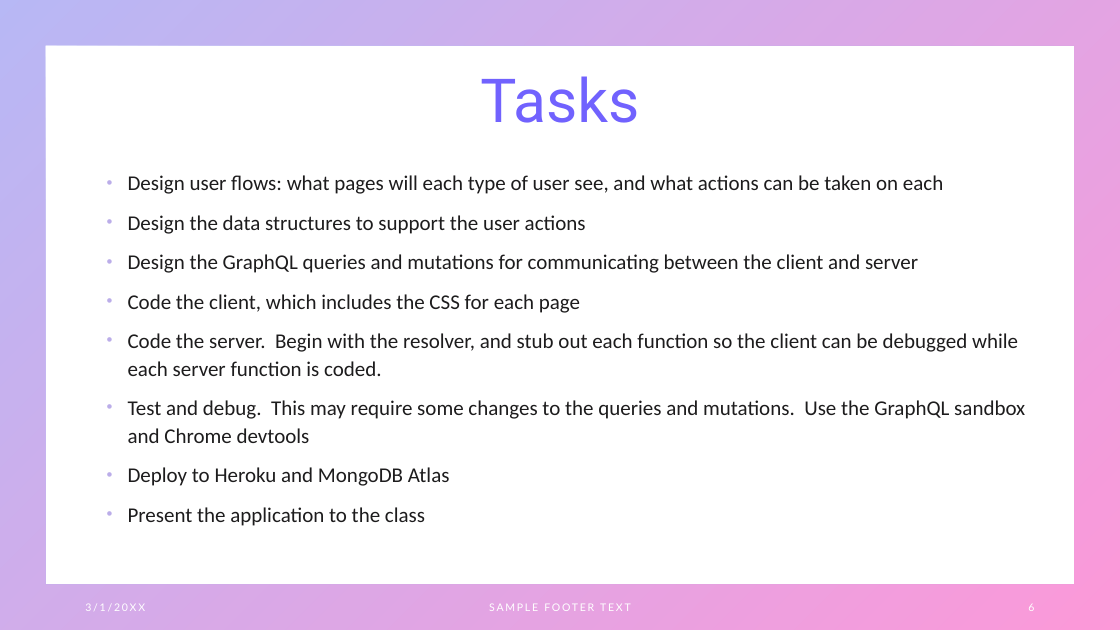
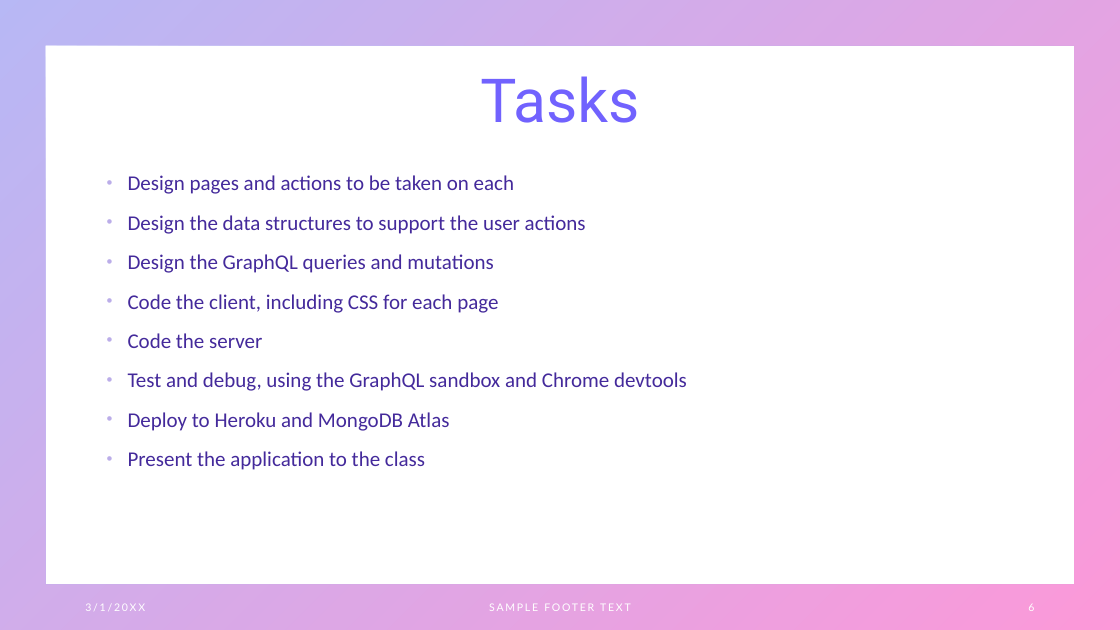
Before and after one commit to JohnSauter/Matchmaker, a slide deck: slide 6 of assets/Matchmaker Presentation.pptx. Drawn at 1120x630 pixels with LibreOffice and Linux fonts; fonts in the diff are those of the drawing. Boxes give left, top, right and bottom in pixels: in the first picture for what was removed or moved away, otherwise in the second. Text is boxed around its words. In the diff, an @@ line names an element or a change of style, - is before the commit and + after.

```diff
--- a/assets/Matchmaker Presentation.pptx
+++ b/assets/Matchmaker Presentation.pptx
@@ text at bbox=[128, 175, 514, 194]: text changed; text colour #1D1C1D to #442A9B @@
-• Design user flows: what pages will each type of user see, and what actions can be taken on each
+• Design pages and actions to be taken on each
@@ text at bbox=[128, 215, 586, 470]: text colour #1D1C1D to #442A9B in "Design the data structures to support the ...", "Deploy to Heroku and MongoDB Atlas", "Present the application to the class" @@
@@ text at bbox=[128, 254, 687, 391]: text changed; text colour #1D1C1D to #442A9B @@
-• Design the GraphQL queries and mutations for communicating between the client and server
-• Code the client, which includes the CSS for each page
-• Code the server. Begin with the resolver, and stub out each function so the client can be debugged while each server function is coded.
-• Test and debug. This may require some changes to the queries and mutations. Use the GraphQL sandbox and Chrome devtools
+• Design the GraphQL queries and mutations
+• Code the client, including CSS for each page
+• Code the server
+• Test and debug, using the GraphQL sandbox and Chrome devtools
```
Also in this commit, not shown: 1 other slide changed, 1 other file.
